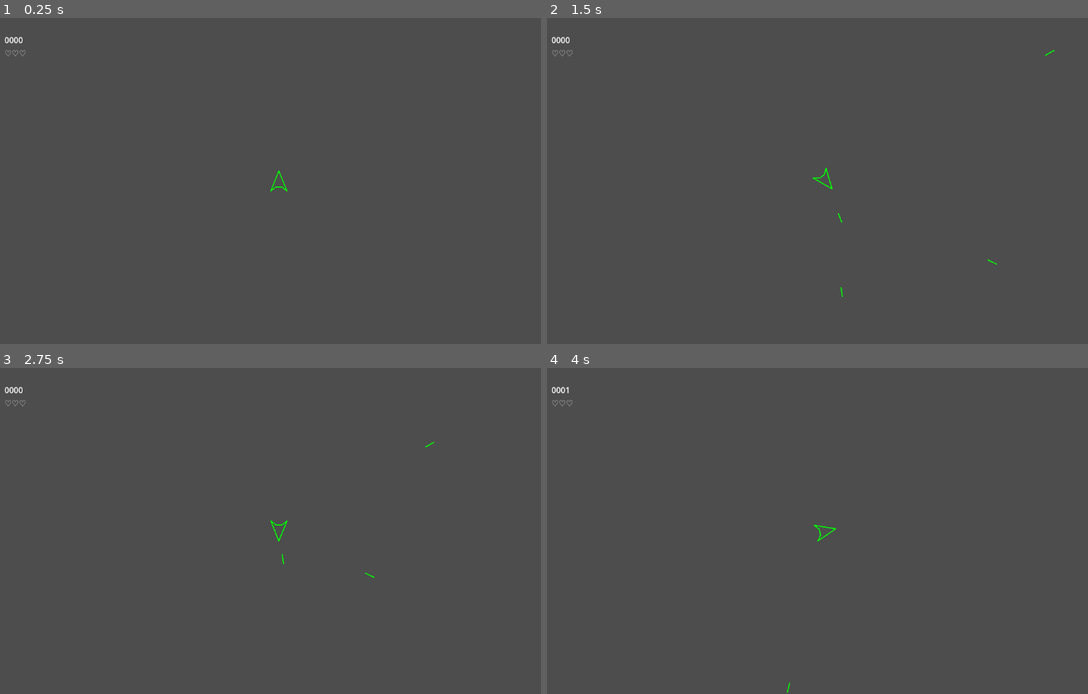
Above: before the commit, frames 1-4 (two rows, left to right).
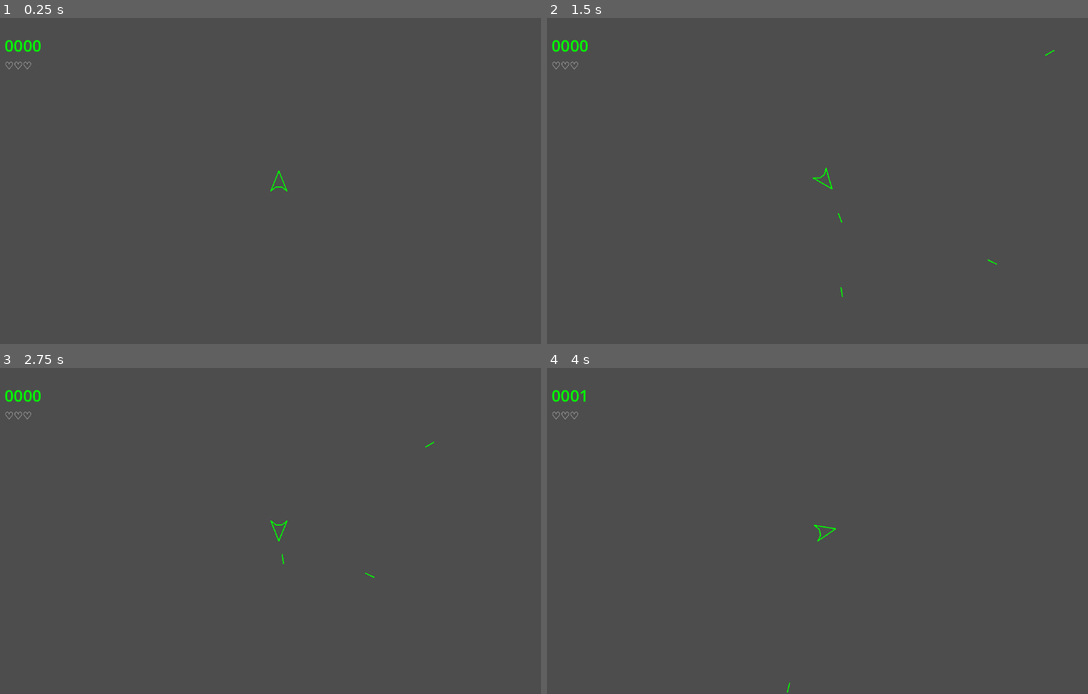
Above: after the commit, the same moments.

Repository: JakeDEsposito/godot-asteroids
Game: Godot game, scene res://scenes/game/game.tscn
The game is run twice, just before and just after one commit, with the same random seed, the same clock (stepped at 60 frames per second) and the same inputs. This scene is started directly instead of the project's main scene. Sound files missing from this copy of the repository are replaced by a short silence.
Inputs:
- Up to frame 1 (0.25 s): no input
- Up to frame 2 (1.5 s): tap Enter at 0.5 s; hold D (right) 0.53-1.28 s; hold Space (shoot) 0.53-1.28 s; hold A (left) from 1.28 s (still down); tap Space (shoot) at 1.35 s
- Up to frame 3 (2.75 s): release A (left) at 2.03 s; hold D (right) from 2.03 s (still down); hold Space (shoot) from 2.03 s (still down)
- Up to frame 4 (4 s): release D (right) at 2.78 s; release Space (shoot) at 2.78 s; hold W (forward) 2.78-3.53 s; tap Space (shoot) at 2.85, 3.5 s; hold A (left) from 3.53 s (still down); hold Space (shoot) from 3.53 s (still down)

The runs differ from the first frame. In frame 1, 0.2% of the frame differs, in the area x 0-8%, y 5-16%; in frame 2, 0.2%; in frame 3, 0.2%; in frame 4, 0.2%.

Commit message:
Changed font size and color

Diff:
--- a/scenes/ui/gameui.tscn
+++ b/scenes/ui/gameui.tscn
@@ -30,9 +30,12 @@
 unique_name_in_owner = true
 layout_mode = 2
 size_flags_vertical = 0
+theme_override_colors/font_color = Color(0, 1, 0, 1)
+theme_override_font_sizes/font_size = 32
 text = "0000"
 
 [node name="Lives" type="Label" parent="Margin/VerticalBox"]
 unique_name_in_owner = true
 layout_mode = 2
+theme_override_font_sizes/font_size = 20
 text = "♡♡♡"
